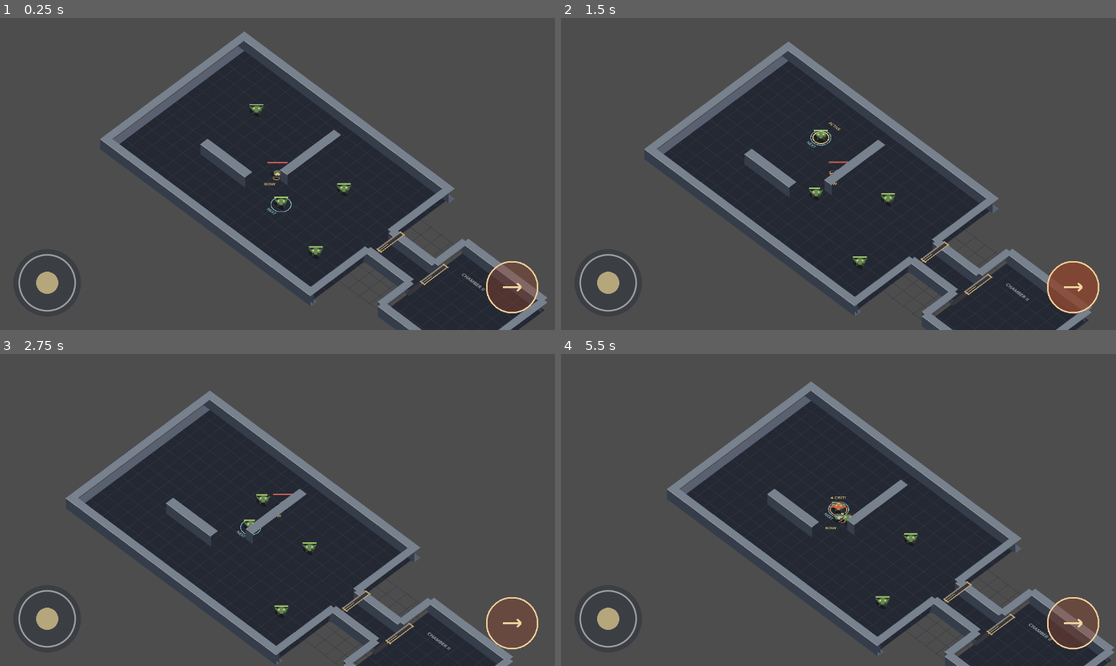
Above: before the commit, frames 1-4 (two rows, left to right).
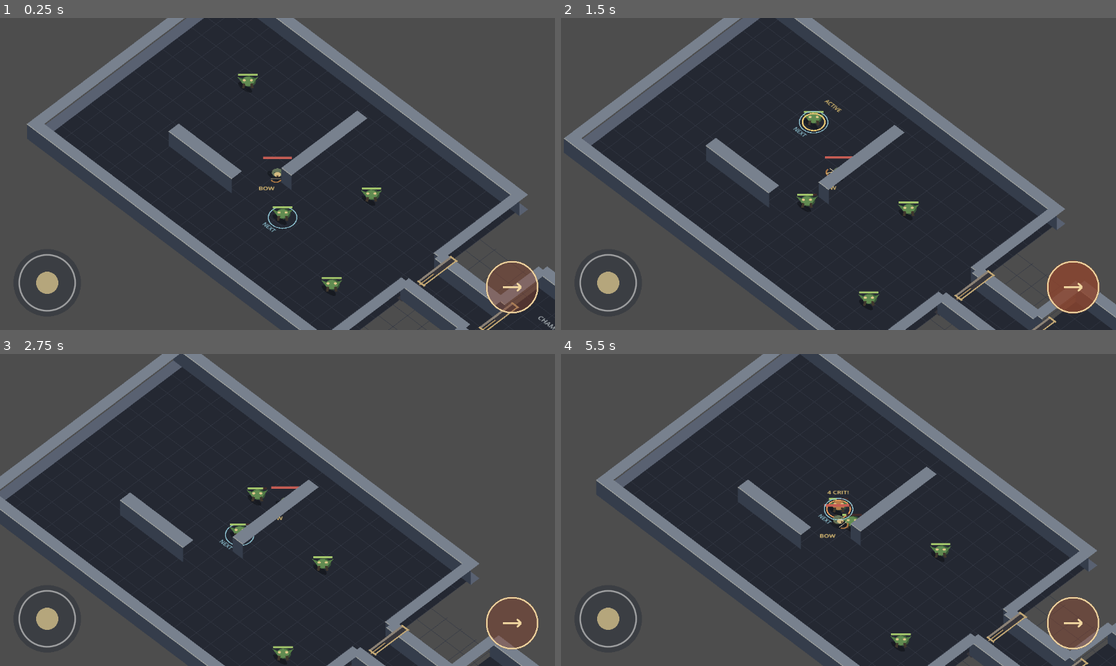
Above: after the commit, the same moments.

Repository: Jonty303/Project-Gauntlands
Game: Godot game, scene res://scenes/main.tscn
Two runs of this game, one before a commit and one after it. Both use one fixed random seed, a clock stepped at 60 frames per second and the inputs below.
Inputs (mouse positions are in pixels of both pictures, inside the frame that each line leads up to):
- Up to frame 1 (0.25 s): no input
- Up to frame 2 (1.5 s): tap Enter (ui_accept) at 0.5 s; drag from (610, 283) to (894, 105) at 0.52 s; drag from (1071, 286) to (810, 236) at 1.27 s
- Up to frame 3 (2.75 s): move the mouse to (333, 441) at 2.02 s; hold D (move_right) from 2.03 s (still down); tap Q (target_previous) at 2.1 s
- Up to frame 4 (5.5 s): release D (move_right) at 2.75 s; drag from (810, 572) to (672, 463) at 2.77 s; move the mouse to (1005, 556) at 3.52 s; hold A (move_left) 3.53-4.25 s; hold Space (attack) 3.53-4.25 s; tap Enter (ui_accept) at 3.77 s; drag from (672, 463) to (755, 432) at 4.27 s; move the mouse to (866, 510) at 5.02 s; hold S (move_down) from 5.03 s (still down); tap Q (target_previous) at 5.1 s; click (866, 510) at 5.17 s

The runs differ from the first frame. In frame 1, 33% of the frame differs, in the area x 4-100%, y 0-100%; in frame 2, 33%; in frame 3, 32%; in frame 4, 32%.

Commit message:
Increase camera scale for close-up isometric combat comparison

Diff:
--- a/scripts/main.gd
+++ b/scripts/main.gd
@@ -35,14 +35,14 @@
     _create_wall("SecondCoverWall", SECOND_COVER_CENTER, SECOND_COVER_SIZE)
     _build_navigation()
     _setup_depth_sorting()
-    # Camera-only diamond experiment: physics, collision and navigation stay in world coordinates.
+    # Closer tactical camera: character scale and wall elevation now read at play distance.
     var iso_camera := get_node_or_null("Camera2D") as Camera2D
     if iso_camera != null:
         # Camera2D ignores its rotation by default: explicitly enable it.
         iso_camera.ignore_rotation = false
         iso_camera.rotation = -PI / 4.0
         # Non-uniform scale compresses the diamond vertical axis.
-        iso_camera.zoom = Vector2(0.75, 0.56)
+        iso_camera.zoom = Vector2(1.06, 0.80)
     _add_doorframe(Vector2(400.0, 0.0))
     _add_doorframe(Vector2(570.0, 0.0))
 
